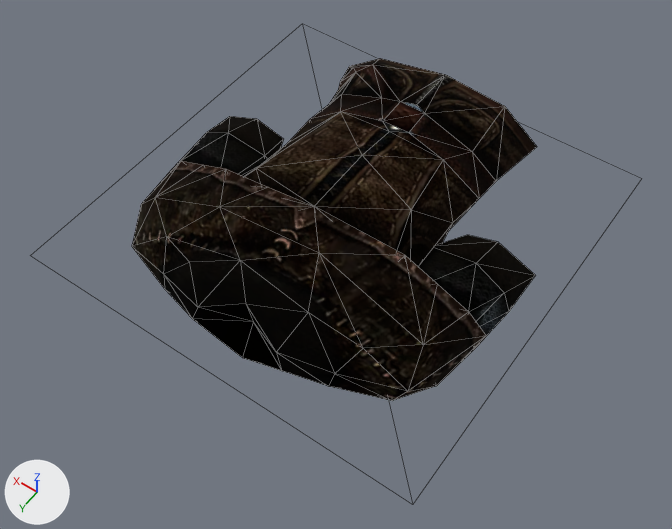
A saved change to the glTF model assets/models/ITAR_KM_LEATHER_L.glb.
Before and after are seen from a 50 mm lens placed at (-0.62, 0.867, 1.247), pointed at (-0.033, 0.045, -0.045). The lights are fixed; the arrows at lower left show +X, +Y and +Z. Mesh edges are drawn as thin lines.
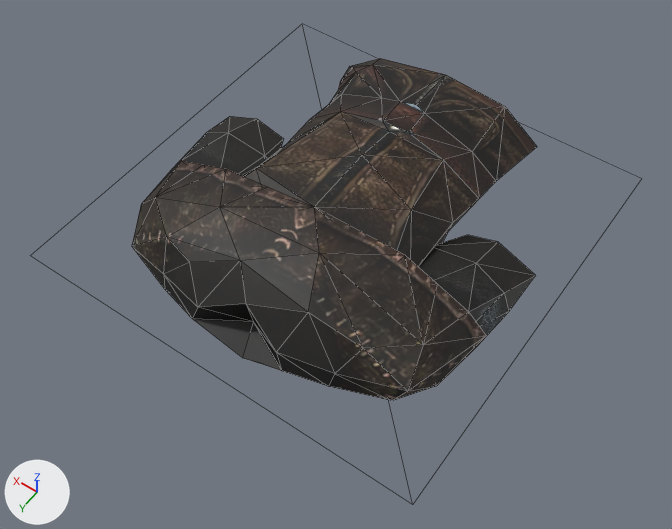
The change, as a diff of the scene's bpy script:
```diff
--- a/assets/models/ITAR_KM_LEATHER_L.glb.py
+++ b/assets/models/ITAR_KM_LEATHER_L.glb.py
@@ mat_km_arm_arx_l2 @@
 mat_km_arm_arx_l2.texture = img_km_arm_arx_l2
-mat_km_arm_arx_l2.metallic = 1.0
-mat_km_arm_arx_l2.roughness = 1.0
```

Boxes [x1, y1, x2, y2] around the edits, measured in the pictures (672 x 529 px):
'Mesh', surface changed: [132, 58, 537, 401] in both
